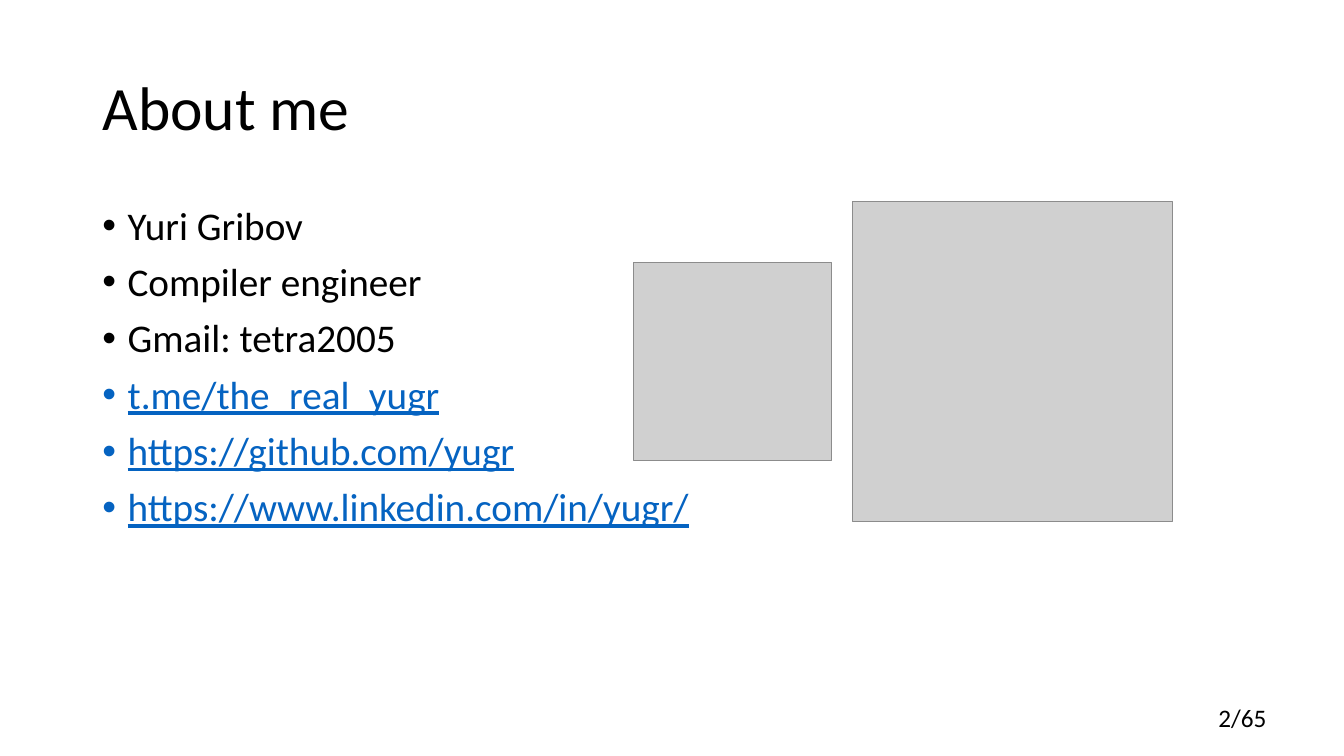
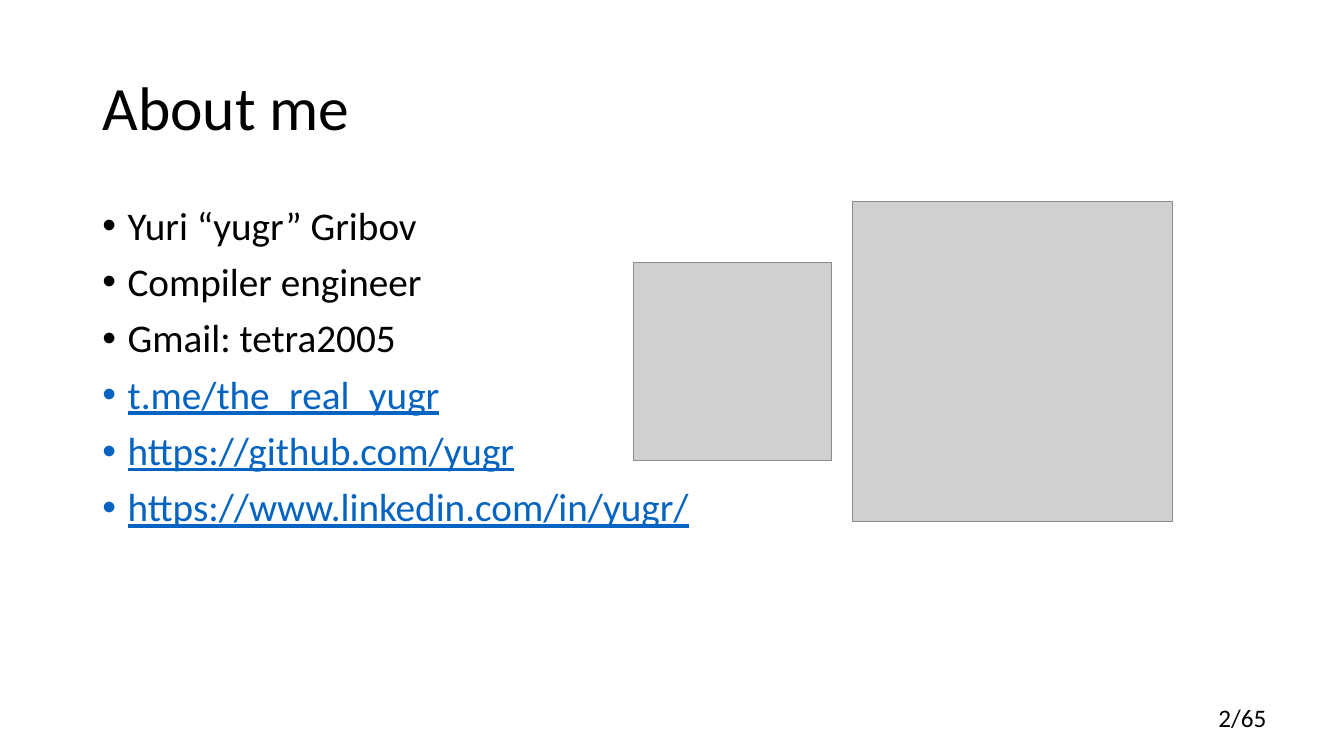
Before and after one commit to yugr/CppRussia, a slide deck: slide 2 of 2024/EN.pptx. Drawn at 1344x756 pixels with LibreOffice and Linux fonts; fonts in the diff are those of the drawing; grey boxes stand for pictures. Boxes give left, top, right and bottom in pixels: in the first picture for what was removed or moved away, otherwise in the second. Text is boxed around its words. In the diff, an @@ line names an element or a change of style, - is before the commit and + after.

```diff
--- a/2024/EN.pptx
+++ b/2024/EN.pptx
@@ text at [128,212,417,247]: text changed @@
-• Yuri Gribov
+• Yuri “yugr” Gribov
```
Also in this commit, not shown: 17 other slides changed, 12 slides added, 2 slides removed.
